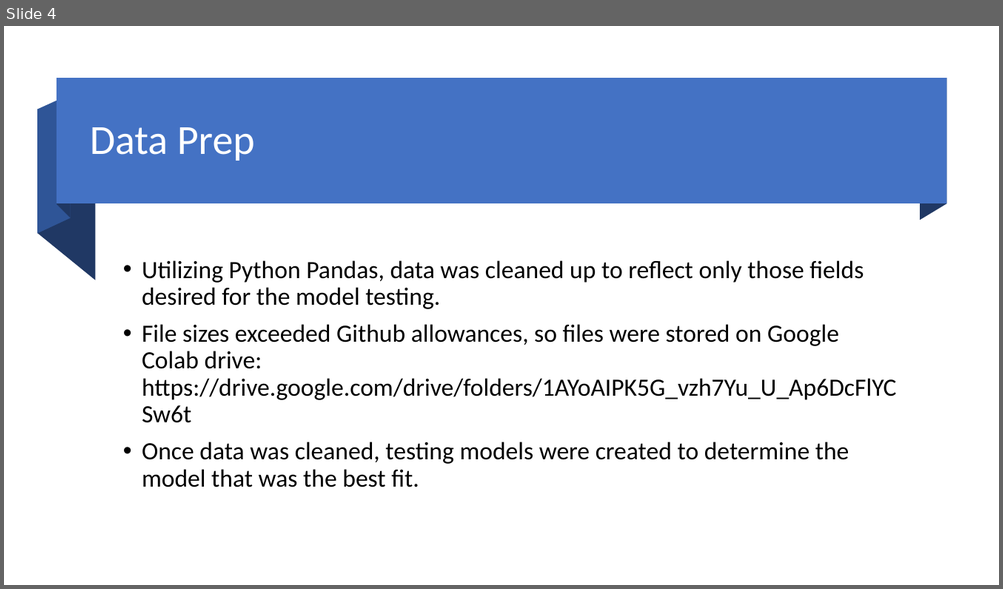
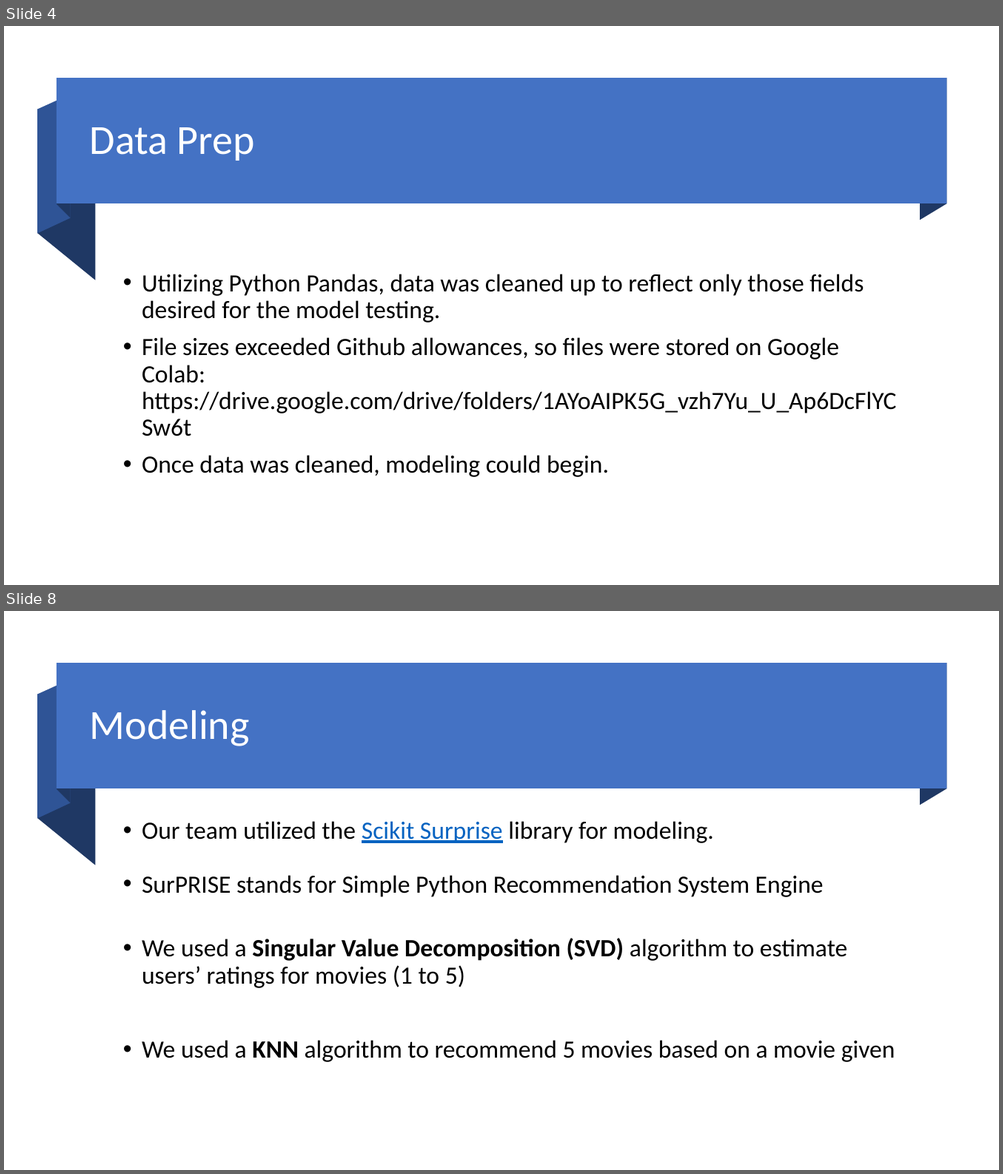
Before and after one commit to lorettac953/Final-Project---Netflix-Ratings, a slide deck: Netflix Movie Recommendations - Final Project - Team Six.pptx. Shown one above the other, each under a label of ours: slide 4 before the commit, slides 4 and 8 after it; the slides between them are not shown. The pictures are 1003x589 and 1003x1174 pixels, drawn with LibreOffice and Linux fonts; fonts in the diff are those of the drawing. Boxes give left, top, right and bottom in pixels: in the first picture for what was removed or moved away, otherwise in the second. Text is boxed around its words. In the diff, an @@ line names an element or a change of style, - is before the commit and + after.

```diff
--- a/Netflix Movie Recommendations - Final Project - Team Six.pptx
+++ b/Netflix Movie Recommendations - Final Project - Team Six.pptx
@@ slide 8 added at (4, 611, 999, 1170), background #FFFFFF @@
@@ rectangle added at (57, 664, 946, 789), fill #4472C4 @@
@@ freeform shape added at (57, 664, 71, 803), fill #1F3864 @@
@@ freeform shape added at (919, 664, 946, 806), fill #1F3864 @@
@@ freeform shape added at (37, 695, 96, 866), fill #1F3864 @@
@@ freeform shape added at (37, 680, 71, 819), fill #2F5496 @@
@@ title added at (90, 710, 250, 746), 40 pt, text #FFFFFF @@
+Modeling
@@ text added at (142, 821, 895, 1062), 24 pt, text #000000 @@
+• Our team utilized the Scikit Surprise library for modeling.
+• SurPRISE stands for Simple Python Recommendation System Engine
+• We used a Singular Value Decomposition (SVD) algorithm to estimate users’ ratings for movies (1 to 5)
+• We used a KNN algorithm to recommend 5 movies based on a movie given
@@ slide 4 changed as well @@
@@ text at (142, 274, 863, 323): less space between paragraphs @@
@@ text at (142, 338, 896, 477): text changed @@
-• File sizes exceeded Github allowances, so files were stored on Google Colab drive: https://drive.google.com/drive/folders/1AYoAIPK5G_vzh7Yu_U_Ap6DcFlYCSw6t
-• Once data was cleaned, testing models were created to determine the model that was the best fit.
+• File sizes exceeded Github allowances, so files were stored on Google Colab: https://drive.google.com/drive/folders/1AYoAIPK5G_vzh7Yu_U_Ap6DcFlYCSw6t
+• Once data was cleaned, modeling could begin.
```
Also in this commit, not shown: 3 other slides changed, 7 other slides added, 6 slides removed, 4 other files.
